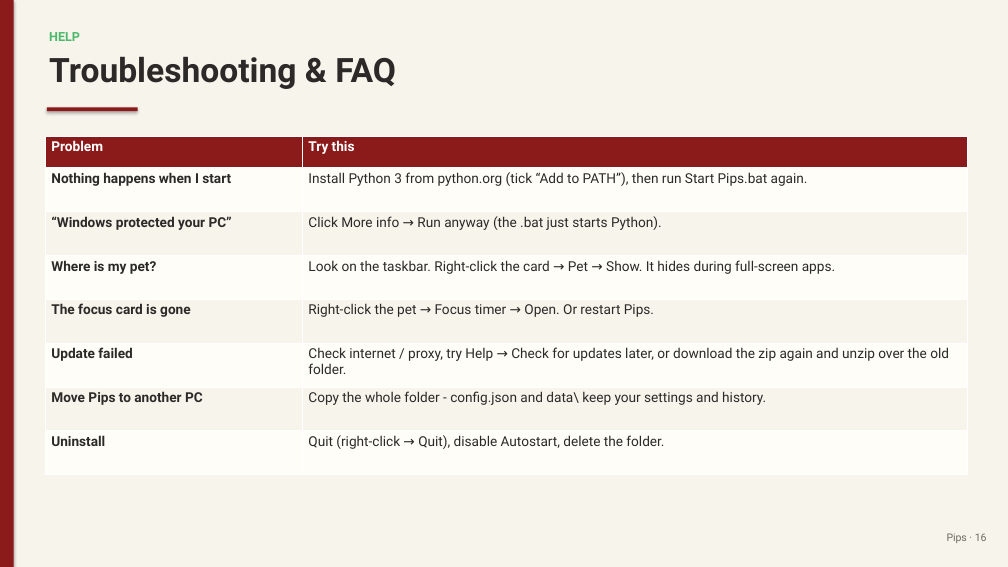
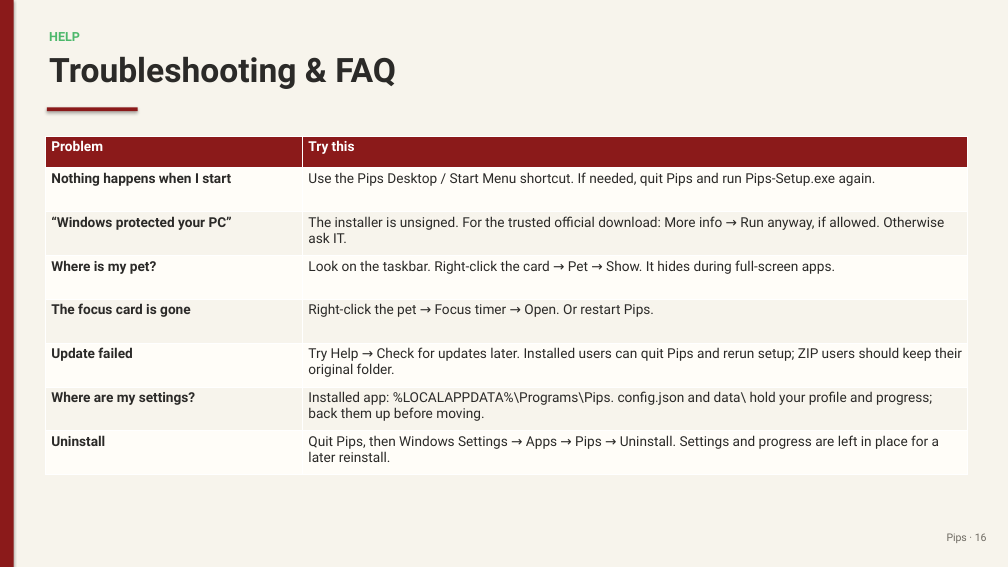
Before and after one commit to juw12/projects, a slide deck: slide 16 of apps/pips/web/download/Pips-Guide.pptx. Drawn at 1008x567 pixels with LibreOffice and Linux fonts; fonts in the diff are those of the drawing. Boxes give left, top, right and bottom in pixels: in the first picture for what was removed or moved away, otherwise in the second. Text is boxed around its words. In the diff, an @@ line names an element or a change of style, - is before the commit and + after.

Commit message:
pips 2.13.1: One-click Windows installer

```diff
--- a/apps/pips/web/download/Pips-Guide.pptx
+++ b/apps/pips/web/download/Pips-Guide.pptx
@@ table at (x1=45, y1=136, x2=968, y2=475) @@
-row 2, column 2: Install Python 3 from python.org (tick “Add to PATH”), then run Start Pips.bat again.
+row 2, column 2: Use the Pips Desktop / Start Menu shortcut. If needed, quit Pips and run Pips-Setup.exe again.
-row 3, column 2: Click More info → Run anyway (the .bat just starts Python).
+row 3, column 2: The installer is unsigned. For the trusted official download: More info → Run anyway, if allowed. Otherwise ask IT.
-row 6, column 2: Check internet / proxy, try Help → Check for updates later, or download the zip again and unzip over the old folder.
+row 6, column 2: Try Help → Check for updates later. Installed users can quit Pips and rerun setup; ZIP users should keep their original folder.
-row 7, column 1: Move Pips to another PC
+row 7, column 1: Where are my settings?
-row 7, column 2: Copy the whole folder - config.json and data\ keep your settings and history.
+row 7, column 2: Installed app: %LOCALAPPDATA%\Programs\Pips. config.json and data\ hold your profile and progress; back them up before moving.
-row 8, column 2: Quit (right-click → Quit), disable Autostart, delete the folder.
+row 8, column 2: Quit Pips, then Windows Settings → Apps → Pips → Uninstall. Settings and progress are left in place for a later reinstall.
```
Also in this commit, not shown: 4 other slides changed, 15 other files.
